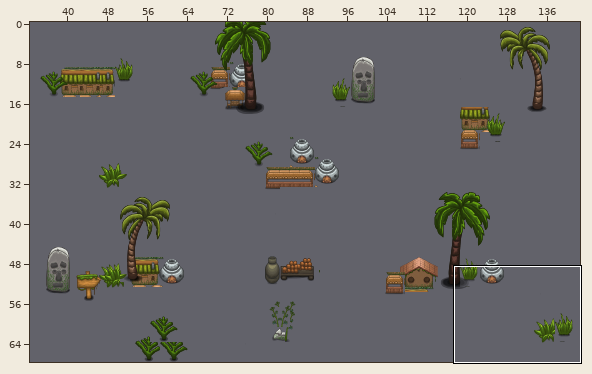
Tiled map, stored at NatureFight/Resources/Map1/map1.tmx. The picture above shows the old version from afar; the outline marks the close-up.
Close-up. Before the commit:
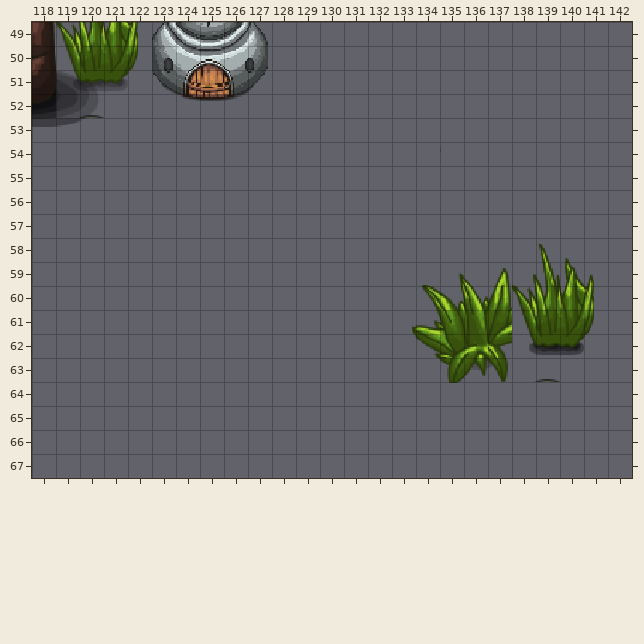
Cells are 16x16 px. Shown: x 118..142, y 49..67. The commit also changed other parts of the map, which this record leaves out.
Once edited:
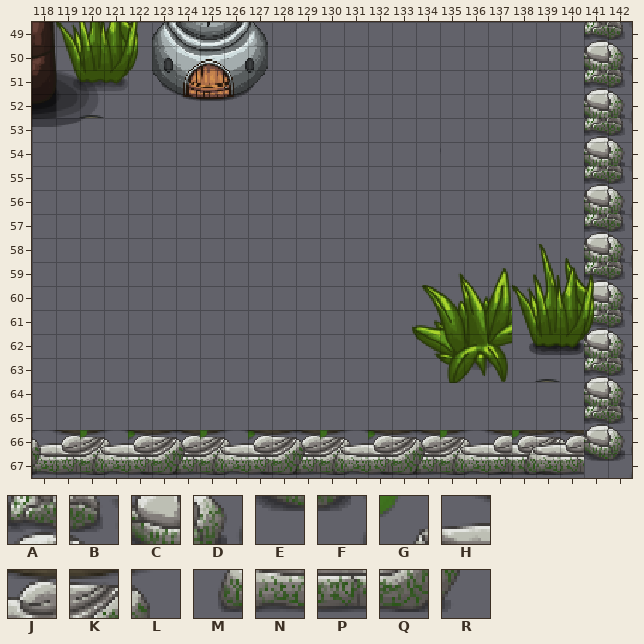
Key: from "item_1": A 340, B 341, C 372, D 373, E 404, F 405, G 969, H 970, J 971, K 972, L 973, M 1001, N 1002, P 1003, Q 1004, R 1005.
_ is an empty cell.
Tiles of an added or newly shown layer are drawn over the layers below it.
Change:
{"where": "layer \"item_3\""}
{"y":66,"x":118,"old":"_______________________","new":"HJKLGHJKLGHJKLGHJKLHJKL"}
{"y":67,"x":118,"old":"_______________________","new":"NPQRMNPQRMNPQRMNPQRNPQR"}
{"where": "layer \"item_4\" (added)"}
{"y":49,"x":141,"old":"__","new":"AB"}
{"y":50,"x":141,"old":"__","new":"CD"}
{"y":51,"x":141,"old":"__","new":"AB"}
{"y":52,"x":141,"old":"__","new":"CD"}
{"y":53,"x":141,"old":"__","new":"AB"}
{"y":54,"x":141,"old":"__","new":"CD"}
{"y":55,"x":141,"old":"__","new":"AB"}
{"y":56,"x":141,"old":"__","new":"CD"}
{"y":57,"x":141,"old":"__","new":"AB"}
{"y":58,"x":141,"old":"__","new":"CD"}
{"y":59,"x":141,"old":"__","new":"AB"}
{"y":60,"x":141,"old":"__","new":"CD"}
{"y":61,"x":141,"old":"__","new":"AB"}
{"y":62,"x":141,"old":"__","new":"CD"}
{"y":63,"x":141,"old":"__","new":"AB"}
{"y":64,"x":141,"old":"__","new":"CD"}
{"y":65,"x":141,"old":"__","new":"AB"}
{"y":66,"x":118,"old":"_","new":"L"}
{"y":66,"x":120,"old":"_______________________","new":"GHJKLGHJKLGHJKLGHJGHJCD"}
{"y":67,"x":118,"old":"_","new":"R"}
{"y":67,"x":120,"old":"_______________________","new":"MNPQRMNPQRMNPQRMNPMNPEF"}
{"label":"added","picture_box":[32,22,632,478]}
